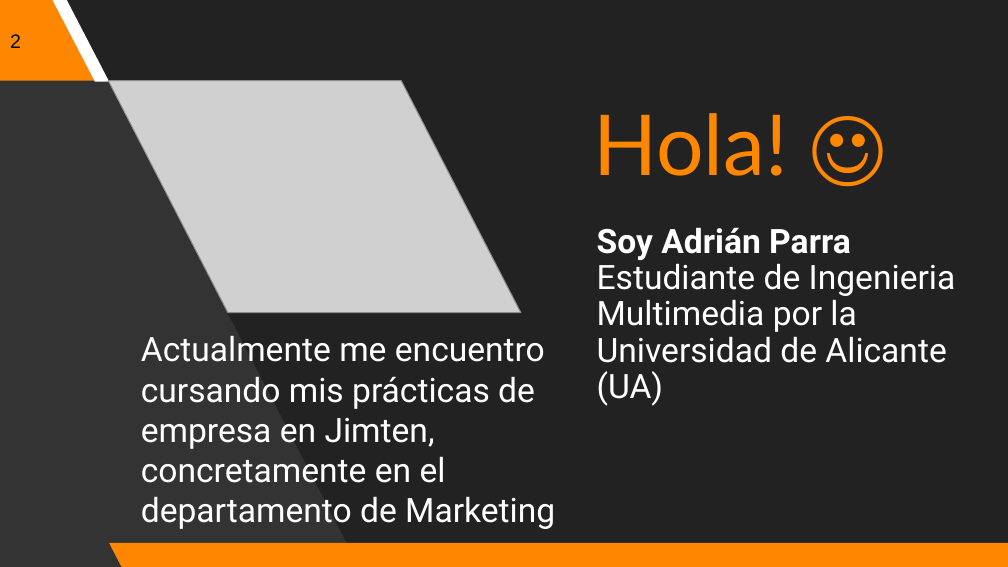
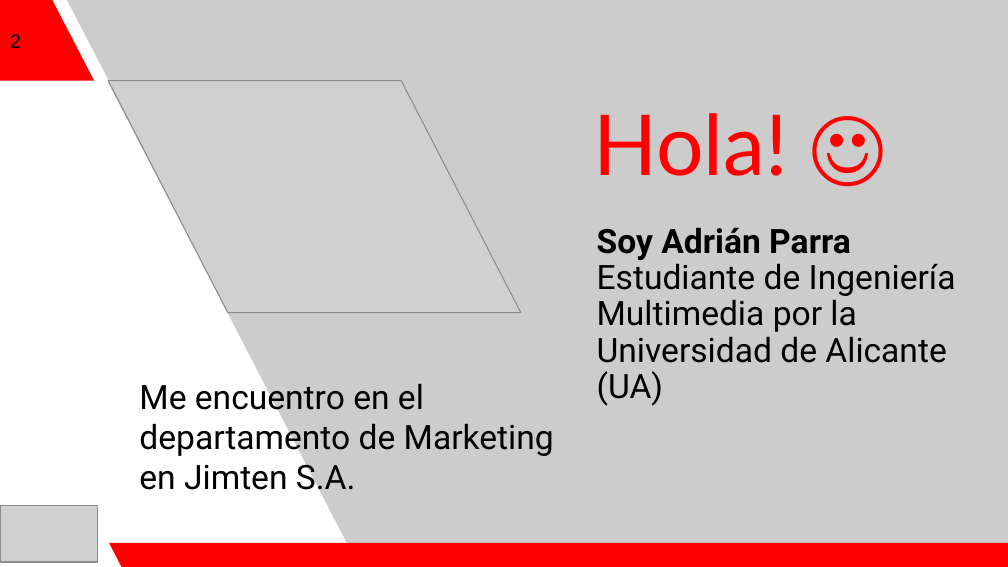
Before and after one commit to Linkk15/practicasEmpresa, a slide deck: slide 2 of appWebAngularJS/miPresent.pptx. Drawn at 1008x567 pixels with LibreOffice and Linux fonts; fonts in the diff are those of the drawing; grey boxes stand for pictures. Boxes give left, top, right and bottom in pixels: in the first picture for what was removed or moved away, otherwise in the second. Text is boxed around its words. In the diff, an @@ line names an element or a change of style, - is before the commit and + after.

```diff
--- a/appWebAngularJS/miPresent.pptx
+++ b/appWebAngularJS/miPresent.pptx
@@ background #222222 to #CCCCCC @@
@@ freeform shape at <box>0,0,359,567</box>: fill #333333 to #FFFFFF @@
@@ parallelogram at <box>0,0,94,81</box>: fill #FF8700 to #FF0000 @@
@@ title "Hola! ☺" at <box>593,113,788,176</box>: text colour #FF8700 to #FF0000 @@
@@ subtitle at <box>597,227,851,260</box>: text colour #FFFFFF to #000000 in "Soy Adrián Parra" @@
@@ subtitle at <box>597,258,956,406</box>: text changed; text colour #FFFFFF to #000000 @@
-Estudiante de Ingenieria Multimedia por la Universidad de Alicante (UA)
+Estudiante de Ingeniería Multimedia por la Universidad de Alicante (UA)
@@ text at <box>139,378,554,498</box>: text changed; text colour #FFFFFF to #000000 @@
-Actualmente me encuentro cursando mis prácticas de empresa en Jimten, concretamente en el departamento de Marketing
+Me encuentro en el departamento de Marketing en Jimten S.A.
@@ picture added at <box>1,506,99,562</box> @@
@@ parallelogram at <box>109,543,1008,567</box>: fill #FF8700 to #FF0000 @@
```
Also in this commit, not shown: 11 other slides changed, 3 slides added.
